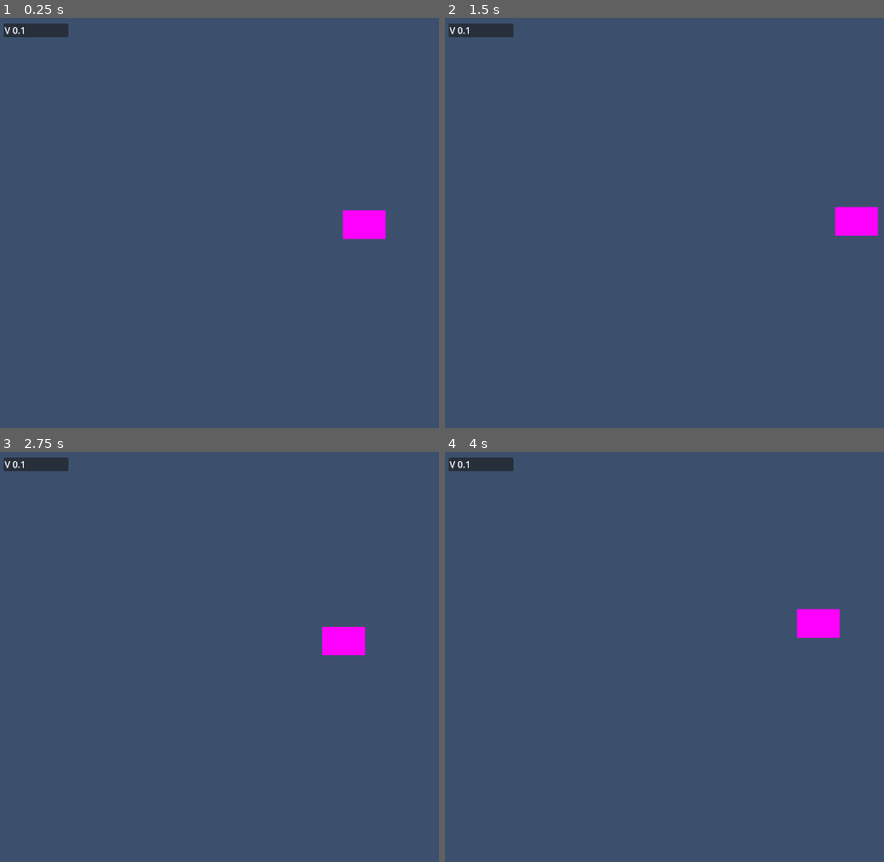
Above: before the commit, frames 1-4 (two rows, left to right).
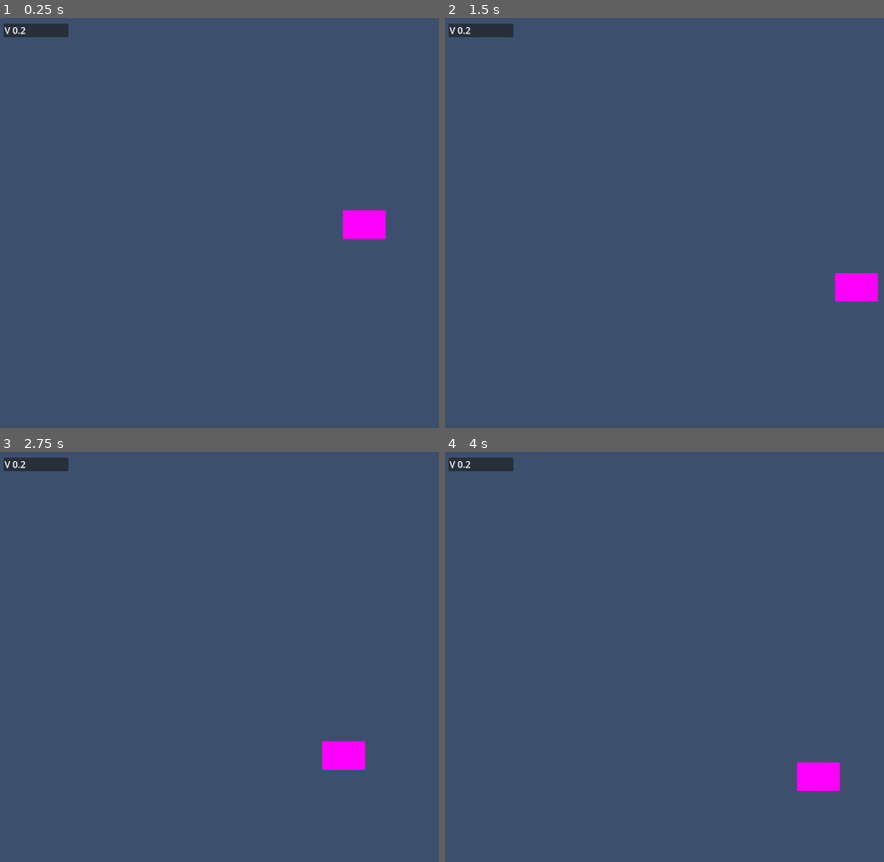
Above: after the commit, the same moments.

Repository: endertitan100/Ocusuk
Game: Godot game, scene res://Game.tscn
Same seed, same stepped clock (60 frames per second), same inputs: the game is played once before the commit and once after it.
Inputs:
- Up to frame 1 (0.25 s): no input
- Up to frame 2 (1.5 s): hold D (right) 0.53-1.28 s; hold S (dive, bound only after the commit) 0.53-1.28 s; tap Space (jump) at 0.77 s; hold A (left) from 1.28 s (still down); tap S (dive, bound only after the commit) at 1.35 s
- Up to frame 3 (2.75 s): tap Space (jump) at 1.52 s; release A (left) at 2.03 s; hold D (right) from 2.03 s (still down); hold S (dive, bound only after the commit) from 2.03 s (still down)
- Up to frame 4 (4 s): release S (dive, bound only after the commit) at 2.78 s; tap S (dive, bound only after the commit) at 2.85 s; tap Space (jump) at 3.02, 3.77 s; release D (right) at 3.53 s; hold A (left) from 3.53 s (still down); hold S (dive, bound only after the commit) from 3.53 s (still down)

The runs differ from the first frame. In frame 1, less than 0.1% of the frame differs, in the area x 4-6%, y 2-4%; in frame 2, 1.4%; in frame 3, 1.4%; in frame 4, 1.4%, in the area x 4-91%, y 2-83%.

Commit message:
Added Diving

Diff:
--- a/Controller.gd
+++ b/Controller.gd
@@ -15,8 +15,12 @@
 
 # Called every frame. 'delta' is the elapsed time since the previous frame.
 func _process(delta):
+	var Diving = false
 	if Input.is_action_pressed("left"): Velocity.x -= 20*delta
 	if Input.is_action_pressed("right"): Velocity.x += 20*delta
+	if Input.is_action_pressed("dive"):
+		Velocity.y += 20*delta
+		Diving = true
 
 	var Power = NoiseGen.get_noise_1d(Time.get_ticks_msec()/60.0)
 	Power += 1.3
@@ -25,7 +29,12 @@
 	Velocity.x -= Power*delta
 	if Velocity.x > 2.2: Velocity.x = 2.2
 	Velocity.y += 1.4*delta
-	if Velocity.y > 1.2: Velocity.y = 1.2
+
+	#Add slower falling speed than diving speed
+	if Diving and (Velocity.y > 2.2):
+		Velocity.y = 2.2
+	elif not Diving and (Velocity.y > 1.2):
+		Velocity.y = 1.2
 
 	position += Velocity
 
--- a/Game.tscn
+++ b/Game.tscn
@@ -27,4 +27,4 @@
 offset_left = 2.0
 offset_right = 113.0
 offset_bottom = 23.0
-text = "V 0.1"
+text = "V 0.2"
--- a/project.godot
+++ b/project.godot
@@ -42,6 +42,12 @@
 , Object(InputEventKey,"resource_local_to_scene":false,"resource_name":"","device":-1,"window_id":0,"alt_pressed":false …(186 unchanged characters)…
 ]
 }
+dive={
+"deadzone": 0.5,
+"events": [Object(InputEventKey,"resource_local_to_scene":false,"resource_name":"","device":-1,"window_id":0,"alt_pressed":false,"shift_pressed":false,"ctrl_pressed":false,"meta_pressed":false,"pressed":false,"keycode":0,"physical_keycode":83,"key_label":0,"unicode":115,"location":0,"echo":false,"script":null)
+, Object(InputEventKey,"resource_local_to_scene":false,"resource_name":"","device":-1,"window_id":0,"alt_pressed":false,"shift_pressed":false,"ctrl_pressed":false,"meta_pressed":false,"pressed":false,"keycode":0,"physical_keycode":4194322,"key_label":0,"unicode":0,"location":0,"echo":false,"script":null)
+]
+}
 
 [rendering]
 
Not shown, changed: export_presets.cfg
Not shown, changed: Build/Ocusuk.pck
